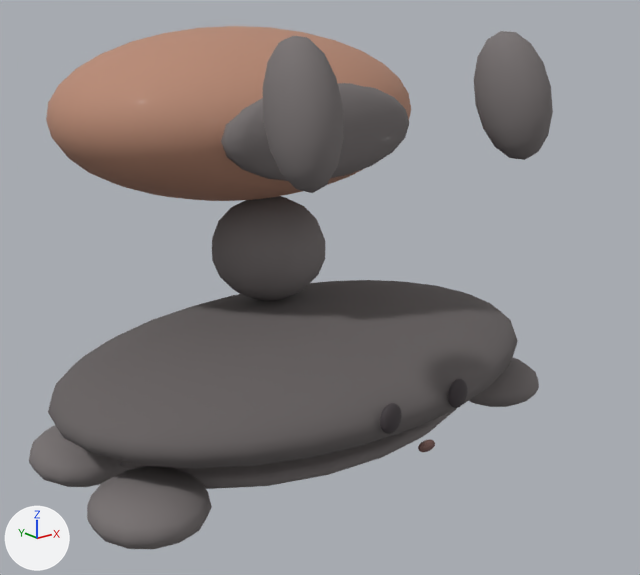
The glTF model public/assets/enemies/crackle-bug.glb as it was, and as the next commit left it.
Rendered twice from a 50 mm lens placed at (-0.902, -1.162, 0.742), pointed at (0.042, 0.018, 0.27). Every picture has the same lights, and +X, +Y and +Z are marked at lower left. The older version comes first. Where no turn or scale is listed for an object, it has been applied to the vertices. Vertices at exactly the same position are counted once.

Before the edit, the objects in view are built like this:
```python
ob_antenna_l = bpy.data.objects.new('Antenna_L', me_sphere_010)
ob_antenna_l.location = (-0.205, -0.255, 0.615)
ob_antenna_r = bpy.data.objects.new('Antenna_R', me_sphere_011)
ob_antenna_r.location = (0.205, -0.255, 0.615)
ob_body = bpy.data.objects.new('Body', me_sphere)
ob_body.location = (0.0, 0.01, 0.15)
ob_eye_l = bpy.data.objects.new('Eye_L', me_sphere_012)
ob_eye_l.location = (-0.072, -0.292, 0.165)
ob_eye_r = bpy.data.objects.new('Eye_R', me_sphere_013)
ob_eye_r.location = (0.072, -0.292, 0.165)
ob_foot_bl = bpy.data.objects.new('Foot_BL', me_sphere_008)
ob_foot_bl.location = (-0.378, 0.115, 0.045)
ob_mouth = bpy.data.objects.new('Mouth', me_sphere_014)
ob_mouth.location = (0.0, -0.298, 0.099)
ob_shellmount = bpy.data.objects.new('ShellMount', me_sphere_002)
ob_shellmount.location = (0.0, 0.115, 0.33)
ob_underbody = bpy.data.objects.new('Underbody', me_sphere_001)
ob_underbody.location = (0.0, 0.025, 0.05)
# also in view: 'Foot_FL' at (-0.378, -0.105, 0.045); 'ChargeShell' at (0.0, 0.205, 0.565); 'ShellRim' at (0.0, -0.04, 0.555); 'Foot_FR' at (0.378, -0.105, 0.045)
```
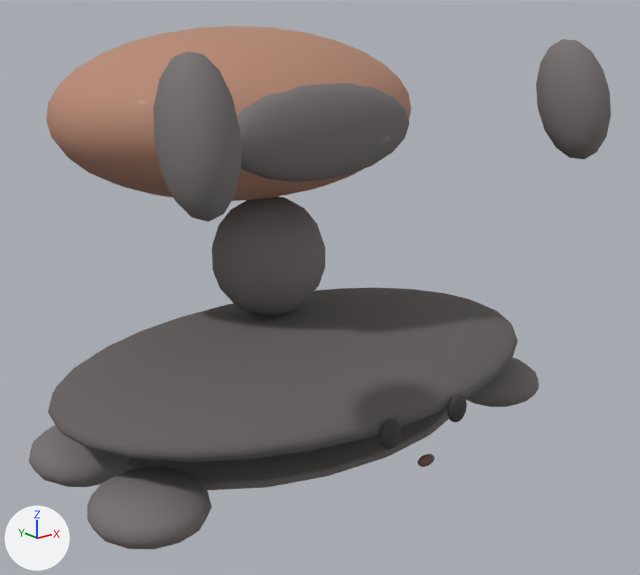
Where the newer file only moved an object's origin or applied its transform, the numbers keep the older frame.

Boxes [x1, y1, x2, y2] around the edits, measured in the pictures (640 x 575 px):
'Body', rescaled (8% shorter)
    before: [48, 280, 518, 469]
    after: [48, 288, 518, 462]
'Antenna_L', moved
    before: [263, 36, 344, 193]
    after: [153, 51, 241, 222]
'Antenna_R', moved
    before: [474, 31, 553, 160]
    after: [536, 39, 611, 159]
'ShellMount', moved, rescaled (14% taller)
    before: [212, 196, 325, 301]
    after: [212, 196, 325, 316]
'Underbody', rescaled
    before: [120, 409, 456, 489]
    after: [120, 408, 449, 490]
'Eye_L', moved
    before: [380, 403, 402, 434]
    after: [380, 418, 401, 449]
'Eye_R', moved
    before: [448, 379, 468, 408]
    after: [447, 393, 467, 422]
'Mouth', moved
    before: [418, 440, 435, 452]
    after: [418, 454, 435, 467]

What changed in the scene script:
```text
Change me_sphere:
    used by ob_body; location = (0.0, 0.01, 0.15)
    remove me_sphere.from_pydata(...)  # 478 vertices, 952 faces; spans x -0.46..0.46, y -0.3..0.3, z -0.09..0.09
    add me_sphere.from_pydata(...)  # 478 vertices, 952 faces; spans x -0.46..0.46, y -0.3..0.3, z -0.06..0.06
    me_sphere part 1: the whole mesh is scaled about its middle by (1, 1, 0.667)
Change me_sphere_002:
    used by ob_shellmount; location = (0.0, 0.115, 0.33)
    remove me_sphere_002.from_pydata(...)  # 130 vertices, 256 faces; spans x -0.103..0.103, y -0.103..0.103, z -0.095..0.095
    add me_sphere_002.from_pydata(...)  # 130 vertices, 256 faces; spans x -0.103..0.103, y -0.103..0.103, z -0.125..0.095
    me_sphere_002 part 2: the whole mesh is scaled about its middle by (1, 1, 1.16), then moved by (0.0, 0.0, -0.015)
Change me_sphere_001:
    used by ob_underbody; location = (0.0, 0.025, 0.05)
    remove me_sphere_001.from_pydata(...)  # 182 vertices, 360 faces; spans x -0.36..0.36, y -0.235..0.235, z -0.04..0.04
    add me_sphere_001.from_pydata(...)  # 182 vertices, 360 faces; spans x -0.36..0.36, y -0.235..0.235, z -0.032..0.018
    me_sphere_001 part 3: the whole mesh is scaled about its middle by (1, 1, 0.625), then moved by (0.0, 0.0, -0.007)
Change ob_antenna_l:
    ob_antenna_l.location: (-0.205, -0.255, 0.615) -> (-0.36, -0.255, 0.6)
Change ob_antenna_r:
    ob_antenna_r.location: (0.205, -0.255, 0.615) -> (0.36, -0.255, 0.6)
Change ob_eye_l:
    ob_eye_l.location: (-0.072, -0.292, 0.165) -> (-0.072, -0.292, 0.14)
Change ob_eye_r:
    ob_eye_r.location: (0.072, -0.292, 0.165) -> (0.072, -0.292, 0.14)
Change ob_mouth:
    ob_mouth.location: (0.0, -0.298, 0.099) -> (0.0, -0.298, 0.074)
```
